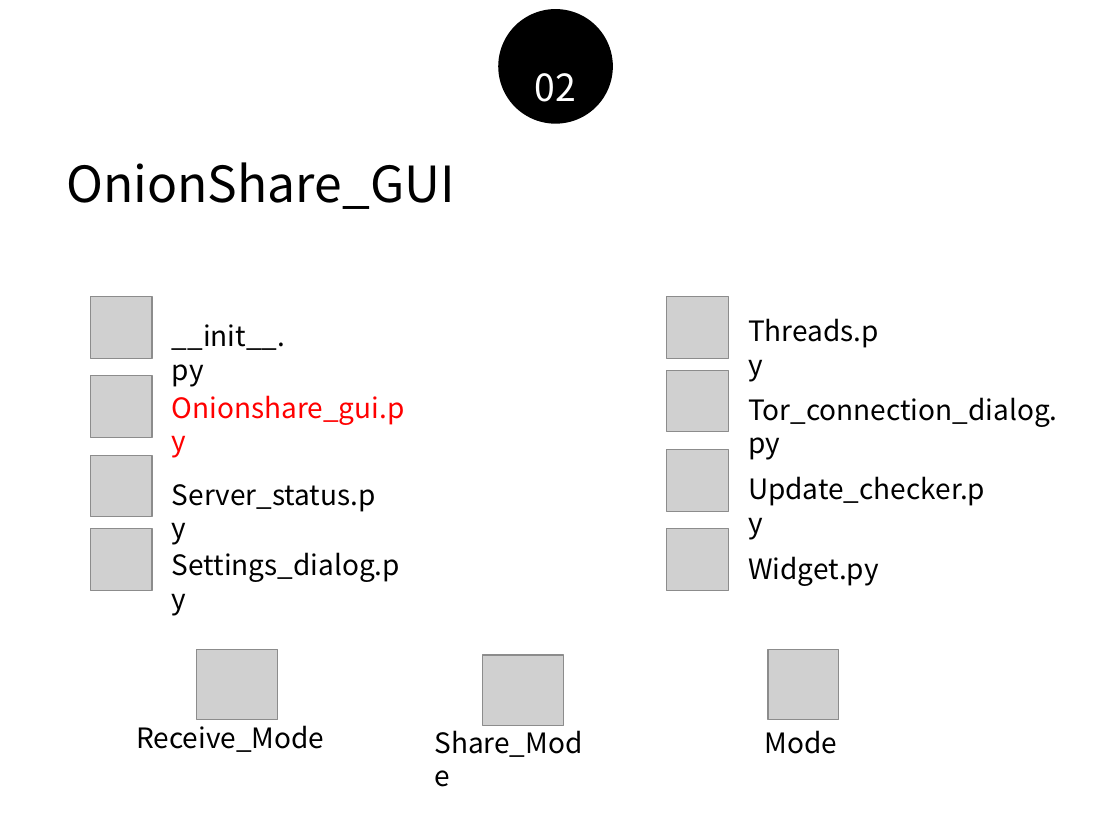
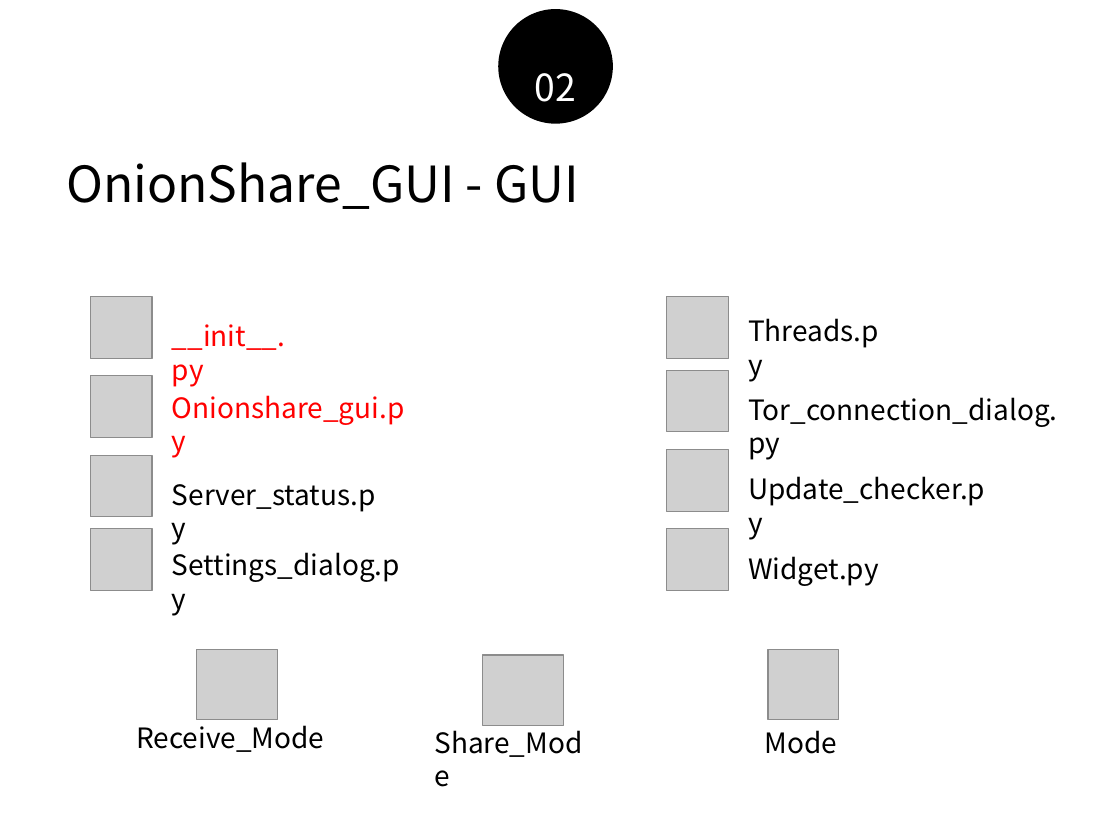
Before and after one commit to Ji-Ha/SW-TeamProject, a slide deck: slide 11 of 코드분석 및 PPT/공쏘 상세기능분석.pptx. Drawn at 1120x840 pixels with LibreOffice and Linux fonts; fonts in the diff are those of the drawing; grey boxes stand for pictures. Boxes give left, top, right and bottom in pixels: in the first picture for what was removed or moved away, otherwise in the second. Text is boxed around its words. In the diff, an @@ line names an element or a change of style, - is before the commit and + after.

Commit message:
change ppt

```diff
--- a/코드분석 및 PPT/공쏘 상세기능분석.pptx
+++ b/코드분석 및 PPT/공쏘 상세기능분석.pptx
@@ text at (x1=66, y1=162, x2=579, y2=209): text changed @@
-OnionShare_GUI
+OnionShare_GUI - GUI
@@ text "__init__.py" at (x1=172, y1=324, x2=285, y2=387): text colour #000000 to #FF0000 @@
```
Also in this commit, not shown: 4 other slides changed, 1 slide added, 1 other file.
